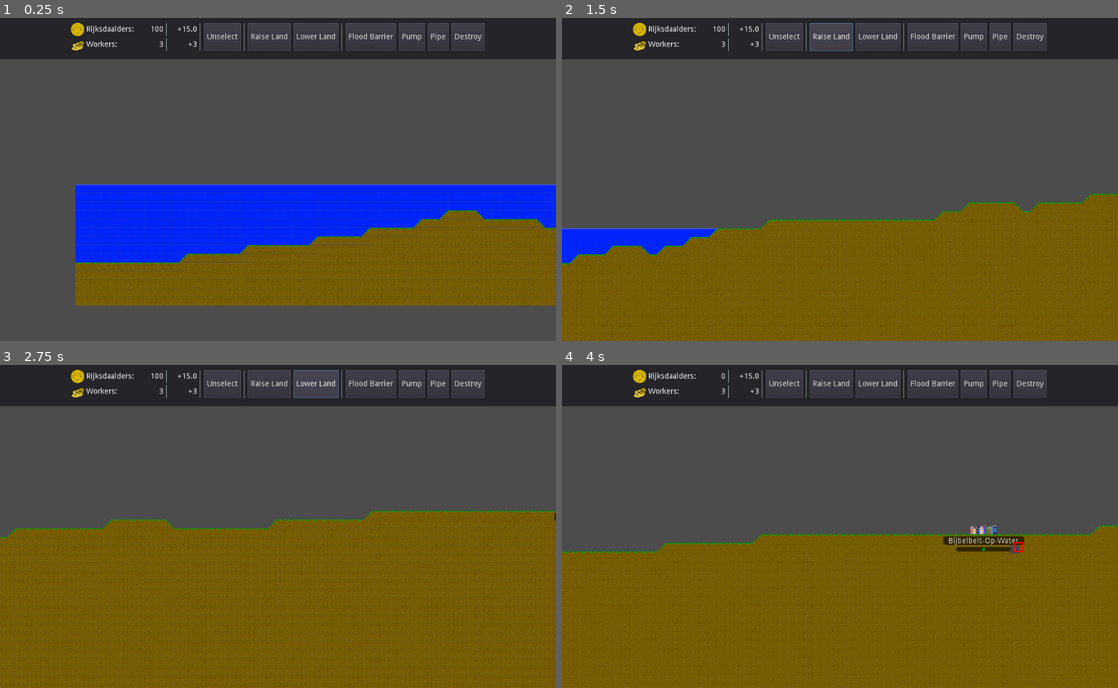
Above: before the commit, frames 1-4 (two rows, left to right).
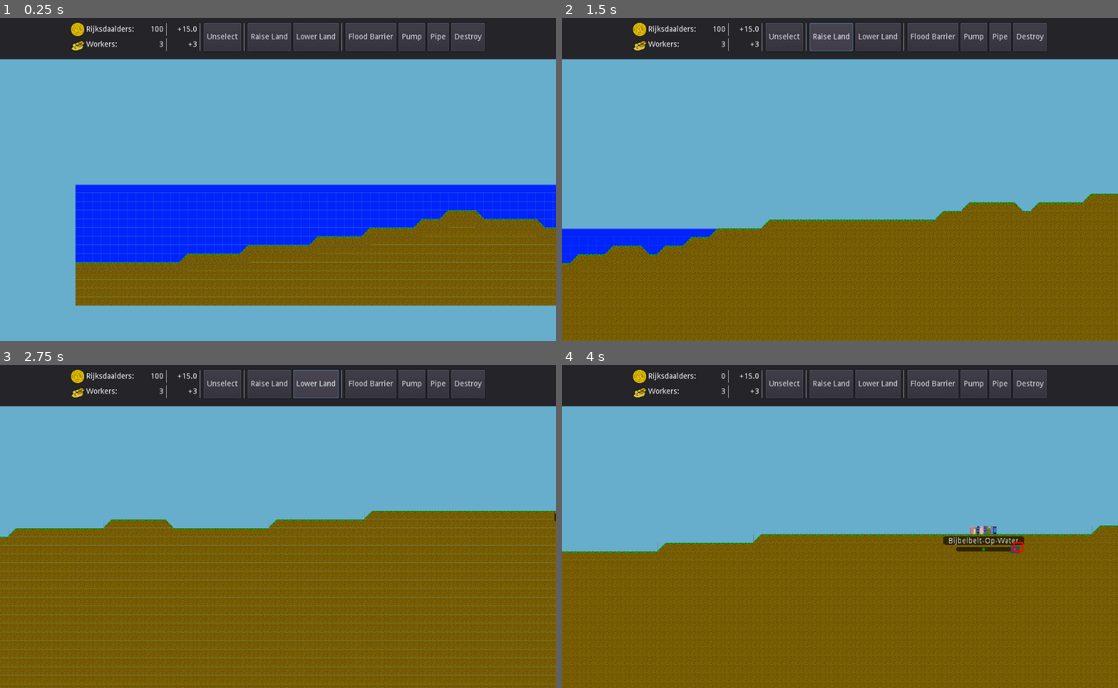
Above: after the commit, the same moments.

Repository: Groogy/LudumDare49
Game: Godot game, scene res://scenes/Game.tscn
Two runs of this game, one before a commit and one after it. Both use one fixed random seed, a clock stepped at 60 frames per second and the inputs below.
Inputs:
- Up to frame 1 (0.25 s): no input
- Up to frame 2 (1.5 s): click "Unselect" at 0.5 s; click "Raise Land" at 1.25 s
- Up to frame 3 (2.75 s): click "Lower Land" at 2 s
- Up to frame 4 (4 s): click "Flood Barrier" at 2.75 s; click "+" at 3.5 s

The runs differ from the first frame. In frame 1, 56% of the frame differs, in the area x 0-100%, y 12-100%; in frame 2, 49%; in frame 3, 39%; in frame 4, 41%.

Commit message:
Implemented health

Diff:
--- /dev/null
+++ b/logic/entities/EntityPartHeath.gd
@@ -0,0 +1,36 @@
+extends Node2D
+
+
+var health := 1.0
+export var durability := 1
+
+
+onready var _green_pos_cache: PoolVector2Array = $Background/Green.polygon
+
+
+func _process(_delta: float) -> void:
+	if health >= 1.0:
+		$Background.visible = false
+	else:
+		$Background.visible = true
+		for i in $Background/Green.polygon.size():
+			var pos = _green_pos_cache[i]
+			pos.x *= min(health, 1.0)
+			$Background/Green.polygon[i] = pos
+
+
+func _physics_process(delta) -> void:
+	var parent = get_parent()
+	var water = Root.map_manager.water
+	var level = water.get_water_level_at(parent.cell_x-1, parent.cell_y)
+	level += water.get_water_level_at(parent.cell_x, parent.cell_y)
+	level += water.get_water_level_at(parent.cell_x+1, parent.cell_y)
+	if level > 0:
+		_update_damage(level)
+
+
+func _update_damage(water) -> void:
+	if water > 32 + durability or randi() % (33 + durability - water) == 0:
+		health -= 0.1
+	if health <= 0.0:
+		get_parent().destroy()
--- a/project.godot
+++ b/project.godot
@@ -88,4 +88,5 @@
 
 [rendering]
 
+environment/default_clear_color=Color( 0.403922, 0.686275, 0.803922, 1 )
 environment/default_environment="res://default_env.tres"
--- /dev/null
+++ b/scenes/entities/EntityPartHeath.tscn
@@ -0,0 +1,19 @@
+[gd_scene load_steps=2 format=2]
+
+[ext_resource path="res://logic/entities/EntityPartHeath.gd" type="Script" id=1]
+
+[node name="EntityPartHealth" type="Node2D"]
+script = ExtResource( 1 )
+
+[node name="Background" type="Polygon2D" parent="."]
+position = Vector2( 8, 12 )
+color = Color( 0, 0, 0, 0.6 )
+polygon = PoolVector2Array( -8, -4, 8, -4, 10, -2, 10, 2, 8, 4, -8, 4, -10, 2, -10, -2 )
+
+[node name="Red" type="Polygon2D" parent="Background"]
+color = Color( 1, 0, 0, 1 )
+polygon = PoolVector2Array( -7, -3, 7, -3, 8, -1, 8, 1, 7, 3, -7, 3, -8, 1, -8, -1 )
+
+[node name="Green" type="Polygon2D" parent="Background"]
+color = Color( 0, 0.666667, 0, 1 )
+polygon = PoolVector2Array( -7, -3, 7, -3, 8, -1, 8, 1, 7, 3, -7, 3, -8, 1, -8, -1 )
--- a/scenes/entities/FloodBarrierPart.tscn
+++ b/scenes/entities/FloodBarrierPart.tscn
@@ -1,7 +1,8 @@
-[gd_scene load_steps=3 format=2]
+[gd_scene load_steps=4 format=2]
 
 [ext_resource path="res://art/flood_barrier.png" type="Texture" id=1]
 [ext_resource path="res://logic/entities/FloodBarrierPart.gd" type="Script" id=2]
+[ext_resource path="res://scenes/entities/EntityPartHeath.tscn" type="PackedScene" id=3]
 
 [node name="FloodBarrierPart" type="Node2D" groups=[
 "entity_part",
@@ -14,3 +15,6 @@
 texture = ExtResource( 1 )
 centered = false
 offset = Vector2( 0, -8 )
+
+[node name="EntityPartHealth" parent="." instance=ExtResource( 3 )]
+durability = 512
